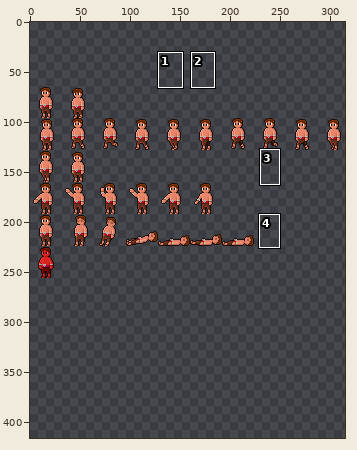
A sprite sheet gets an edit: Level_15/Sokoban/img/tribeMan/tribeMan.png. Above, an overview of the earlier version with the close-up marked.
Close-up. Old version:
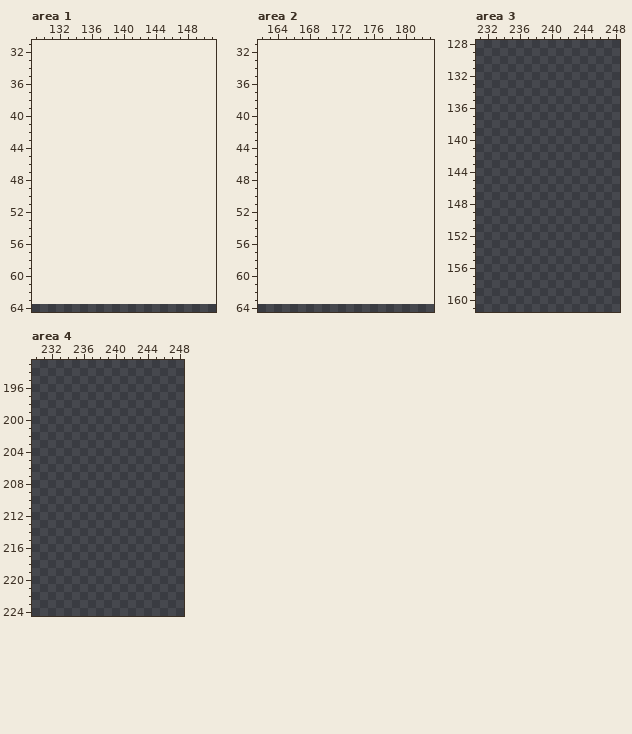
The file is 384x528 pixels. Colours within 5 levels of each other are drawn and written as one. Shown: area 1: x 129..151, y 31..64; area 2: x 162..183, y 31..64; area 3: x 231..248, y 128..161; area 4: x 230..248, y 193..224. The old version is drawn lined up with the new one, on the new canvas. The wide view leaves out empty margins. The commit also changed other parts of the picture, which this record leaves out.
Palette (. is transparent): 
Once edited:
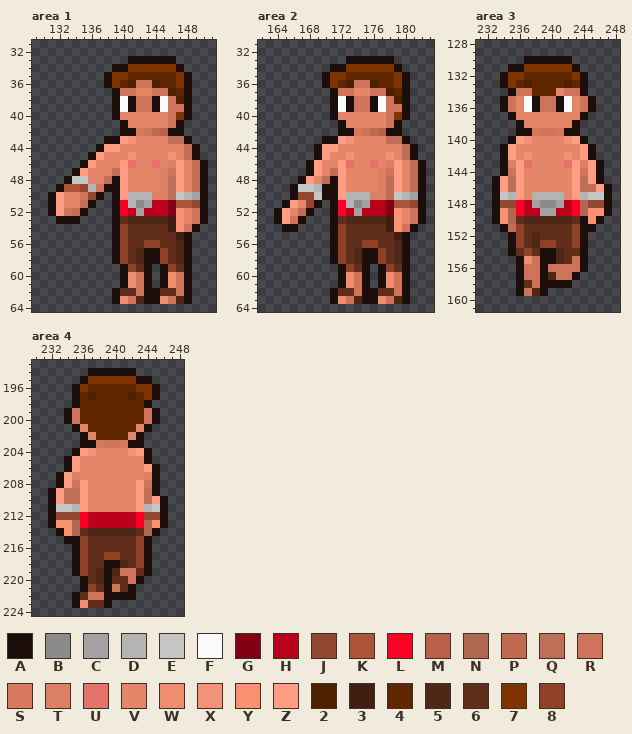
Colours new in this view: A #1b0e0b  B #8a8a8a  C #a4a1a2  D #b4b4b4  E #c6c6c6  F #fafafa  G #830014  H #bb001c  J #924830  K #ad5538  L #fa0026  M #b86148  N #b16853  P #c26a50  Q #bf6f58  R #cd745a  S #d8795e  T #db8064  U #e57369  V #e58669  W #f18d6f  X #f19378  Y #fa9173  Z #ff9e82  2 #4f2000  3 #401f12  4 #602600  5 #4f2717  6 #612e1b  7 #803400  8 #8e4126
What changed:
canvas 384x528 -> 320x416, the old top-left corner now at 0,64 (the part of the old canvas that was cut away was empty and is not shown)
Changed rows in their new state; - is an unchanged pixel.
Area 1:
first column x 131:
33 ----------AAAAAA----
34 --------AA777777A---
35 -------A774444447A--
36 -------A742RR2447A--
37 --------ARRVVRR24A--
38 --------AFARRAFR2A--
39 --------AFARRAFRRA--
40 --------AVVVVVVR7A--
41 ---------AVVVVVRA---
42 ---------AASRPMAA---
43 -------AAZXVVVVQQA--
44 ------AZZVVVVVVVVQA-
45 -----AZVVVXVVVVXVQA-
46 ----AZVVVZUVVUVTZVQA
47 ---AZVVVQZVVVVTRZVQA
48 --AEEVVQAZVVVVTQZVQA
49 -AKKJDRAAZVVVVTQZVQA
50 AZVVRJA-AZDDDTTQEDCA
51 AZVVQA--ALDBCHHGKKJA
52 AZRQA---ALHCHHHGYVRA
53 -AAA----A6555553YVRA
54 --------A8666663YRA-
55 --------A86666663A--
56 --------A86688665A--
57 --------A865AA865A--
58 --------A865AA865A--
59 ---------A86A-A86A--
60 ---------AWRA-AWRA--
61 ---------AWRA-AWRA--
62 --------A66RAA66RA--
63 --------AWR5AAWR5A--
Area 2:
first column x 164:
33 ---------AAAAAA----
34 -------AA777777A---
35 ------A774444447A--
36 ------A742RR2447A--
37 -------ARRVVRR24A--
38 -------AFARRAFR2A--
39 -------AFARRAFRRA--
40 -------AVVVVVVR7A--
41 --------AVVVVVRA---
42 --------AASRPMAA---
43 ------AAZXVVVVQQA--
44 -----AZZVVVVVVVVQA-
45 -----AZVVXVVVVXVQA-
46 ----AZVVZUVVUVTZVQA
47 ----AZVQZVVVVTRZVQA
48 ---AZVQAZVVVVTQZVQA
49 --AEEDAAZVVVVTQZVQA
50 --AJJEAAZDDDTTQEDCA
51 -AZVJA-ALDBCHHGKKJA
52 AZVQA--ALHCHHHGYVRA
53 AZRA---A6555553YVRA
54 -AA----A8666663YRA-
55 -------A86666663A--
56 -------A86688665A--
57 -------A865AA865A--
58 -------A865AA865A--
59 --------A86A-A86A--
60 --------AWRA-AWRA--
61 --------AWRA-AWRA--
62 -------A66RAA66RA--
63 -------AWR5AAWR5A--
Area 3:
first column x 233:
130 ----AAAAAA-----
131 --AA777777A----
132 -A774444447A---
133 -A742444424A---
134 --ARR444VRRA---
135 -ARVFARRAFVRA--
136 -ARVFARRAFVRA--
137 --AVVVVVVVVA---
138 ---AVVVVVVA----
139 ---AASRRSAA----
140 --AZXVVVVXZA---
141 -AZVVVVVVVVZA--
142 -AZVXVVVVXVZA--
143 -ATZUVVVVUZTZA-
144 -ARZVVVVVVZRZA-
145 AZQZVVVVVVZQZA-
146 AZQZVVVVVVZQQZA
147 AEDZVDDDDVZDEEA
148 AJJLHCBBCHLNJJA
149 AYNLHHCCHHLNYYA
150 AYN65555556AYA-
151 -AQ86666668AA--
152 --A86566668A---
153 --A86588668A---
154 --A686AA566A---
155 ---AWRAA56RA---
156 ---ARRARRRRA---
157 ---ARRA5RRA----
158 ---A6RAAAA-----
159 ---AR5A--------
Area 4:
first column x 232:
194 -----AAAAAA----
195 ----A777777AA--
196 ---A744444477A-
197 ---A424444247A-
198 ---A44444444A--
199 --AR44444444RA-
200 --AR44444444RA-
201 ---AV444444VA--
202 ----AV4444VA---
203 ----AASRRSAA---
204 ---AZXVVVVXZA--
205 --AZVVVVVVVVA--
206 --AZVVVVVVVVZA-
207 -AZTVVVVVVVVTA-
208 -AZRZVVVVVVZRA-
209 AZQQZVVVVVVZQA-
210 AZQQZVVVVVVZQZA
211 AEEDZVVVVVVZDEA
212 AJJJLHHHHHHLJJA
213 AYYNLHHHHHHLNYA
214 -AYN65555556NA-
215 --AA86666668A--
216 ---A86666668A--
217 ---A86688668A--
218 ---A866AA568A--
219 ---A865A5RR6A--
220 ----A65A66RA---
221 ----A86AR6A----
222 ---A6RRAAAA----
223 ---AW66A-------
Changed places in both close-ups, as pixel boxes (x1, y1, x2, y2):
added: (48, 56, 208, 304)
added: (274, 56, 426, 304)
added: (492, 56, 612, 296)
added: (48, 368, 168, 608)
